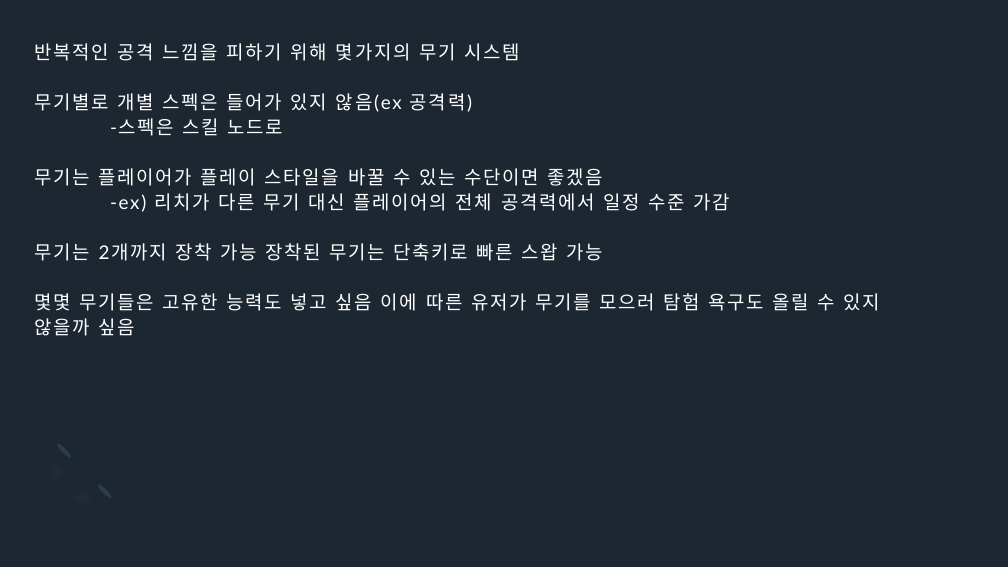
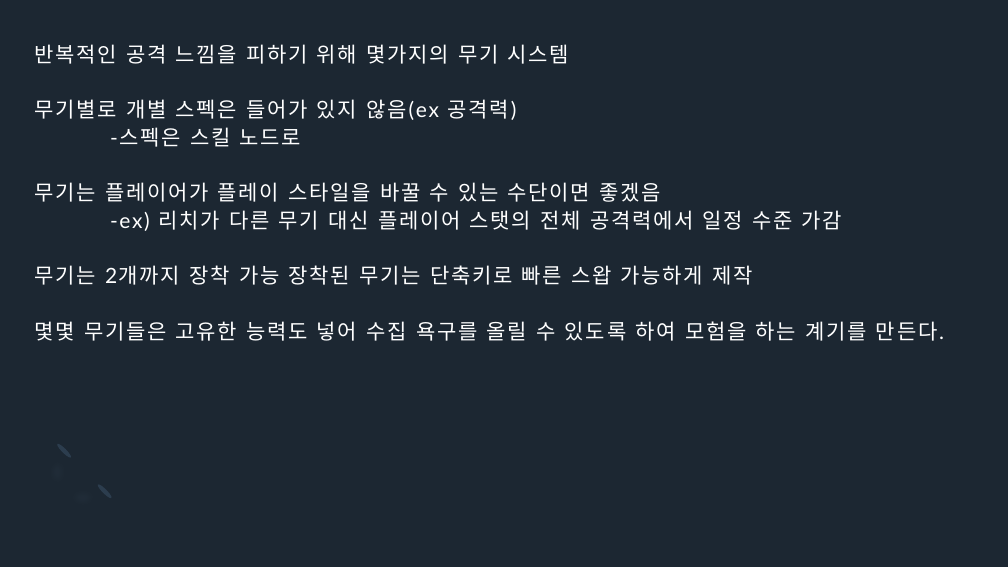
Before and after one commit to Icloy/2D_Roguelike, a slide deck: slide 25 of 기획서.pptx (slide 22 before the commit). Drawn at 1008x567 pixels with LibreOffice and Linux fonts; fonts in the diff are those of the drawing. Boxes give left, top, right and bottom in pixels: in the first picture for what was removed or moved away, otherwise in the second. Text is boxed around its words. In the diff, an @@ line names an element or a change of style, - is before the commit and + after.

```diff
--- a/기획서.pptx
+++ b/기획서.pptx
@@ title at (34, 44, 944, 341): text changed; size 18 to 20 pt @@
-반복적인 공격 느낌을 피하기 위해 몇가지의 무기 시스템
-무기별로 개별 스펙은 들어가 있지 않음(ex 공격력)
--스펙은 스킬 노드로
-무기는 플레이어가 플레이 스타일을 바꿀 수 있는 수단이면 좋겠음
--ex) 리치가 다른 무기 대신 플레이어의 전체 공격력에서 일정 수준 가감
-무기는 2개까지 장착 가능 장착된 무기는 단축키로 빠른 스왑 가능
-몇몇 무기들은 고유한 능력도 넣고 싶음 이에 따른 유저가 무기를 모으러 탐험 욕구도 올릴 수 있지 않을까 싶음
+반복적인 공격 느낌을 피하기 위해 몇가지의 무기 시스템
+무기별로 개별 스펙은 들어가 있지 않음(ex 공격력)
+-스펙은 스킬 노드로
+무기는 플레이어가 플레이 스타일을 바꿀 수 있는 수단이면 좋겠음
+-ex) 리치가 다른 무기 대신 플레이어 스탯의 전체 공격력에서 일정 수준 가감
+무기는 2개까지 장착 가능 장착된 무기는 단축키로 빠른 스왑 가능하게 제작
+몇몇 무기들은 고유한 능력도 넣어 수집 욕구를 올릴 수 있도록 하여 모험을 하는 계기를 만든다.
```
Also in this commit, not shown: 14 other slides changed, 5 slides added, 1 slide removed.
